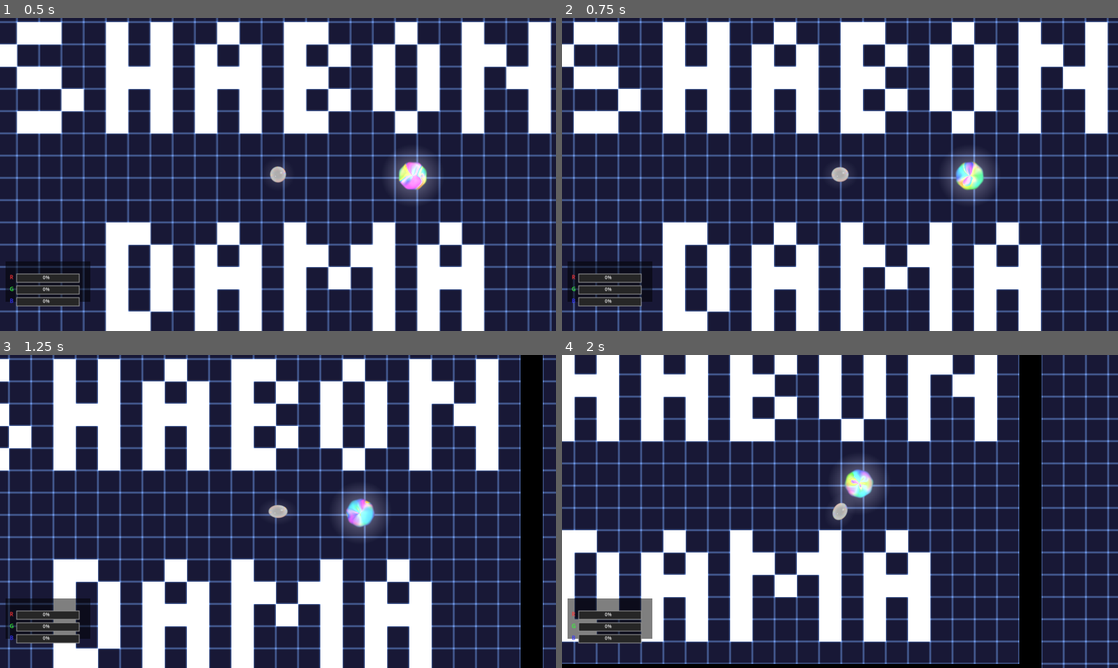
Above: before the commit, frames 1-4 (two rows, left to right).
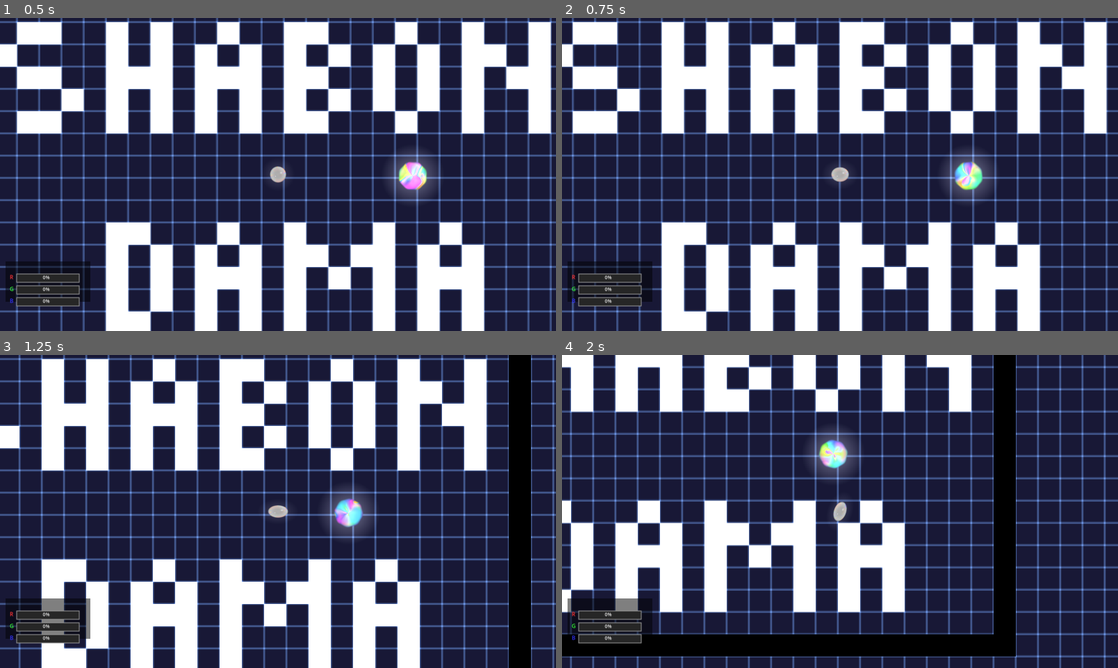
Above: after the commit, the same moments.

Repository: RianShinozaki/ColorBubbleGame
Game: Godot game, scene res://Maps/Start.tscn
The game is run twice, just before and just after one commit, with the same random seed, the same clock (stepped at 60 frames per second) and the same inputs.
Inputs:
- Up to frame 1 (0.5 s): no input
- Up to frame 2 (0.75 s): tap Enter (respawn) at 0.5 s; hold Right (ui_right) from 0.53 s (still down)
- Up to frame 3 (1.25 s): keep holding Right (ui_right)
- Up to frame 4 (2 s): release Right (ui_right) at 1.28 s; hold Down (ui_down) from 1.28 s (still down)

Frame 1 is identical in both runs. In frame 2, 11% of the frame differs, in the area x 1-99%, y 0-100%; in frame 3, 38%; in frame 4, 60%, in the area x 0-100%, y 0-100%.

Commit message:
Player is a bit more responsive

Diff:
--- a/Maps/Level1.tscn
+++ b/Maps/Level1.tscn
@@ -96,7 +96,7 @@
 line_color = Color(0.4499566, 0.6627397, 0.9294866, 0.18431373)
 
 [node name="TileMapLayer" type="TileMapLayer" parent="."]
-tile_map_data = PackedByteArray("AAD//wcAAAAAAAAAAAAAAAcAAAA …(28095 unchanged characters)… AAAAAAAAACANP/AAAAAAAAAAABANP/AAAAAAAAAAA=")
+tile_map_data = PackedByteArray("AAD//wcAAAAAAAAAAAAAAAcAAAA …(28095 unchanged characters)… AAAAAAAAACANP/AAAAAAAAAAABANP/AAAAAAAAAABJAOL/AAAAAAAAAABJAOX/AAAAAAAABAA=")
 tile_set = SubResource("TileSet_qbg5b")
 
 [node name="ColorLegend" parent="." instance=ExtResource("3_s1ldn")]
@@ -408,10 +408,10 @@
 
 [node name="ColorBubble8" parent="ColorBubbles" instance=ExtResource("6_06swu")]
 modulate = Color(0, 1, 0, 1)
-position = Vector2(3040, -1344)
+position = Vector2(3040, -1088)
 collision_mask = 1283
 rgb_color = Color(0, 1, 0, 1)
-radius = 3.0
+radius = 2.0
 
 [node name="ColorBubble3" parent="ColorBubbles" instance=ExtResource("6_06swu")]
 modulate = Color(0, 1, 0, 1)
--- a/Objects/player_bubble.tscn
+++ b/Objects/player_bubble.tscn
@@ -70,7 +70,7 @@
 linear_damp = 1.5
 script = ExtResource("1_to0jj")
 maximum_speed = 550.0
-acceleration = 900.0
+acceleration = 1100.0
 stretch_scale_factor = 2000.0
 sprite = NodePath("SpriteParent/Art")
 shape = NodePath("CollisionShape2D")
